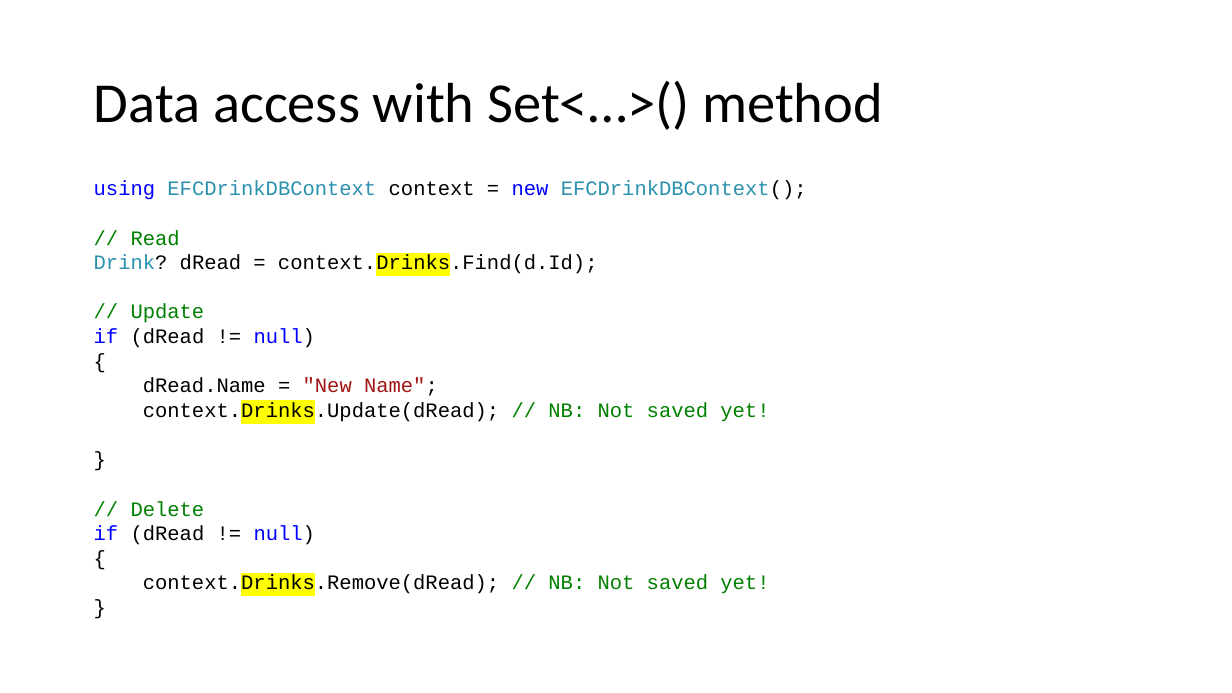
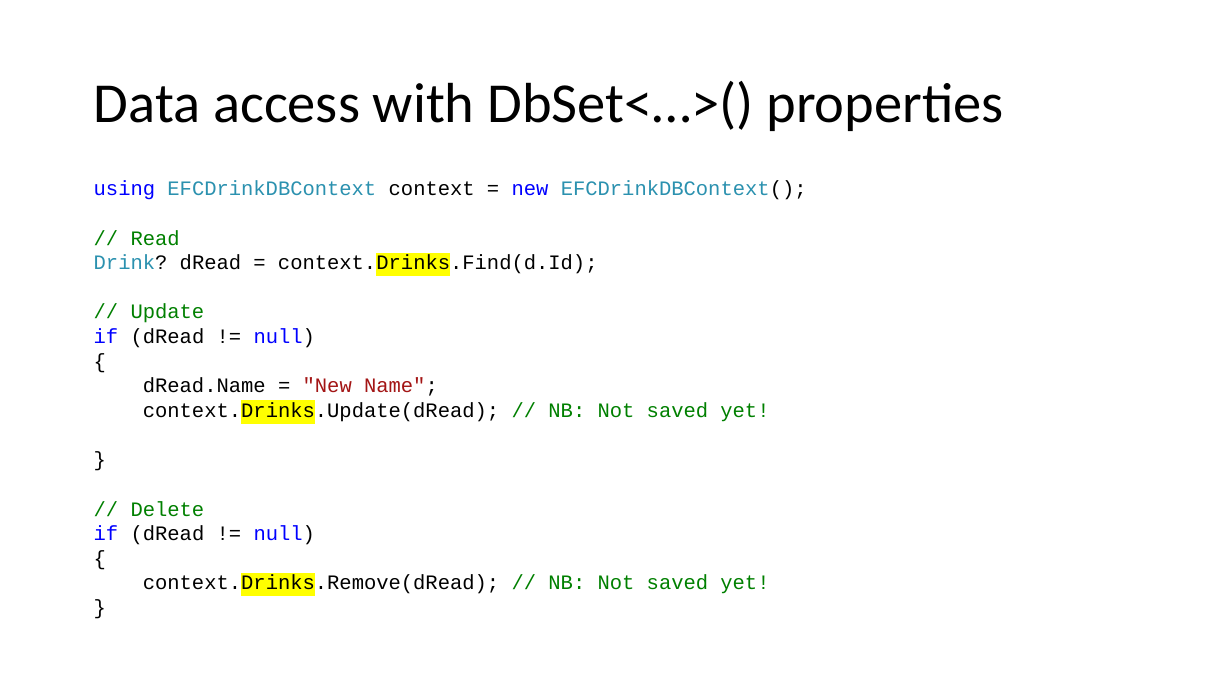
Before and after one commit to perslaursen/OOProg22, a slide deck: slide 21 of Chap/EFCore/Presentations/EFCoreEssentials.pptx (slide 20 before the commit). Drawn at 1232x693 pixels with LibreOffice and Linux fonts; fonts in the diff are those of the drawing. Boxes give left, top, right and bottom in pixels: in the first picture for what was removed or moved away, otherwise in the second. Text is boxed around its words. In the diff, an @@ line names an element or a change of style, - is before the commit and + after.

```diff
--- a/Chap/EFCore/Presentations/EFCoreEssentials.pptx
+++ b/Chap/EFCore/Presentations/EFCoreEssentials.pptx
@@ title at (94, 81, 1004, 131): text changed @@
-Data access with Set<…>() method
+Data access with DbSet<…>() properties
```
Also in this commit, not shown: 13 other slides changed, 2 slides added, 1 slide removed, 12 other files.
